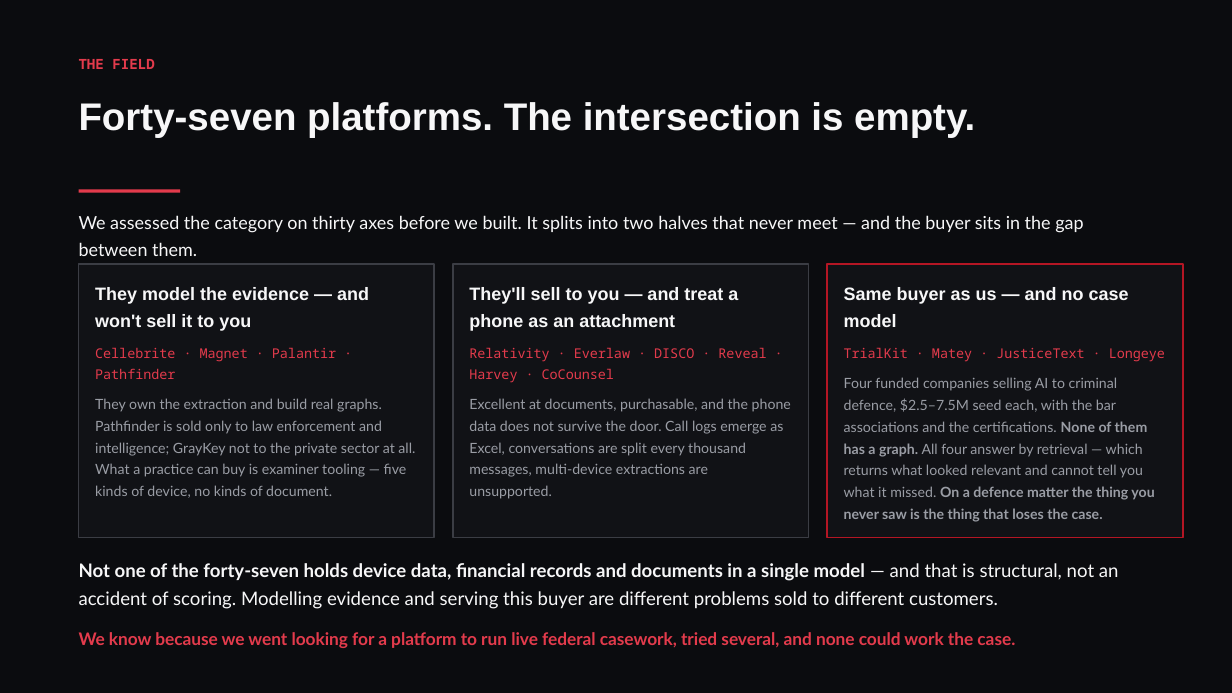
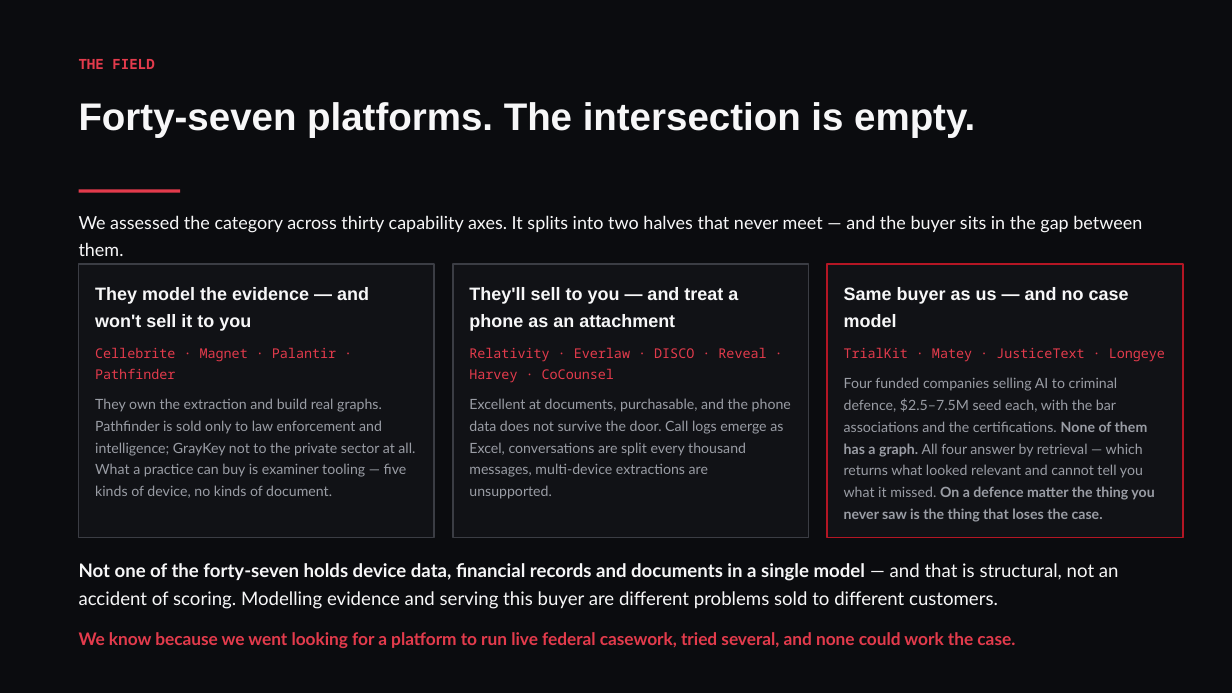
Before and after one commit to conorbowles51/owl-n4j, a slide deck: slide 6 of Loupe-NDRC-deck.pptx. Drawn at 1232x693 pixels with LibreOffice and Linux fonts; fonts in the diff are those of the drawing. Boxes give left, top, right and bottom in pixels: in the first picture for what was removed or moved away, otherwise in the second. Text is boxed around its words. In the diff, an @@ line names an element or a change of style, - is before the commit and + after.

```diff
--- a/Loupe-NDRC-deck.pptx
+++ b/Loupe-NDRC-deck.pptx
@@ text at (79,215,1142,256): text changed @@
-We assessed the category on thirty axes before we built. It splits into two halves that never meet — and the buyer sits in the gap between them.
+We assessed the category across thirty capability axes. It splits into two halves that never meet — and the buyer sits in the gap between them.
```
Also in this commit, not shown: 3 other files.
